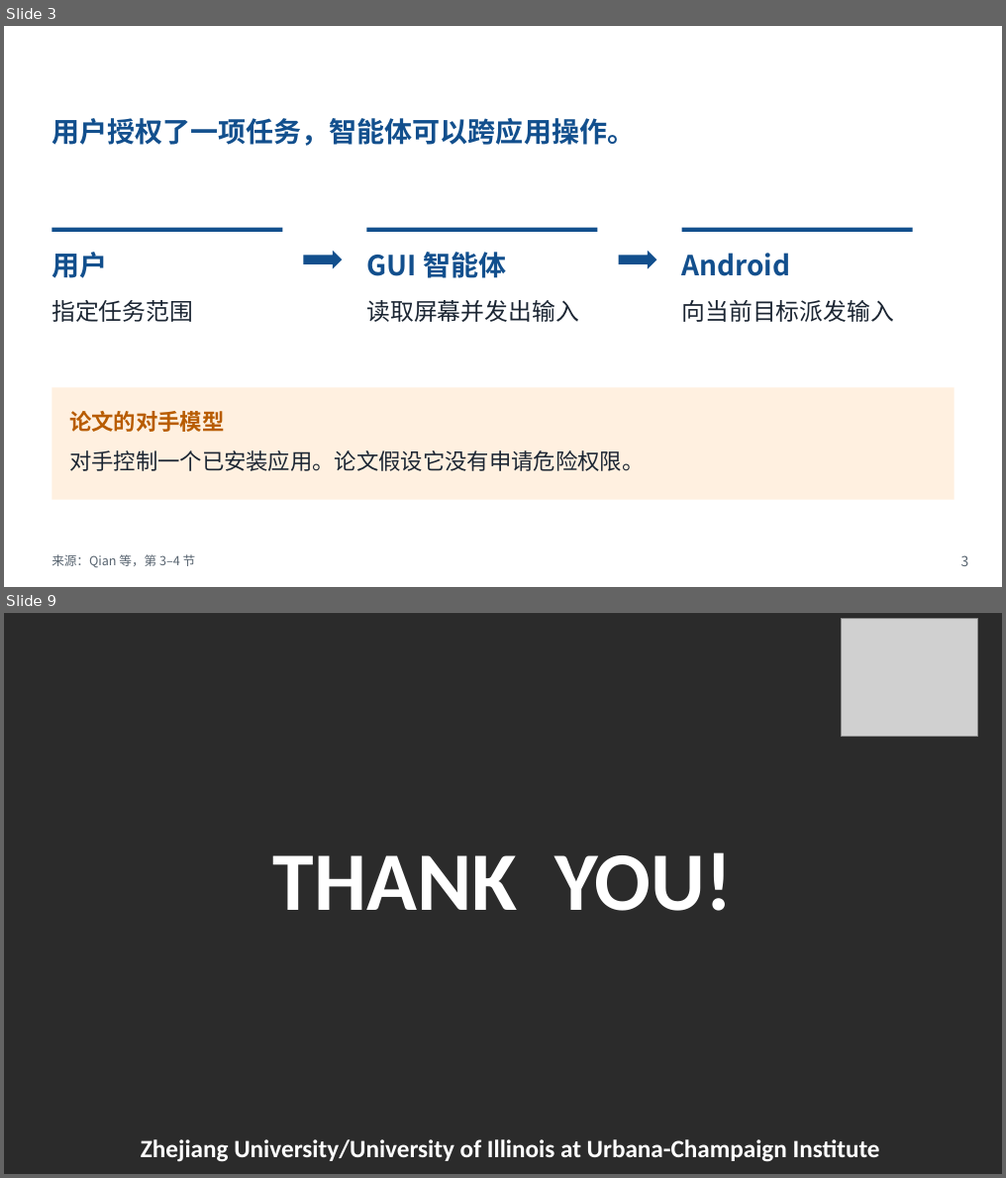
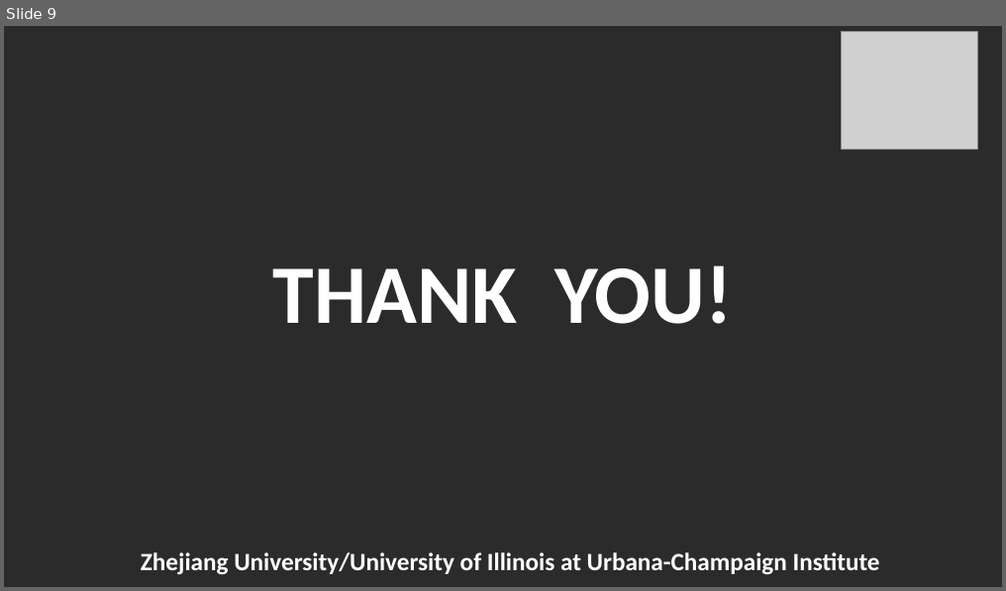
Before and after one commit to Novakru/ZJU-assignment-reports, a slide deck: review/presentation-zh.pptx. Shown one above the other, each under a label of ours: slides 3 and 9 before the commit, slide 9 after it; the slides between them are not shown. The pictures are 1006x1178 and 1006x591 pixels, drawn with LibreOffice and Linux fonts; fonts in the diff are those of the drawing; grey boxes stand for pictures; background and template pictures are left out; a plain dark background stands for a picture behind light text. Boxes give left, top, right and bottom in pixels: in the first picture for what was removed or moved away, otherwise in the second. Text is boxed around its words. In the diff, an @@ line names an element or a change of style, - is before the commit and + after.

```diff
--- a/review/presentation-zh.pptx
+++ b/review/presentation-zh.pptx
@@ slide 3 removed at [4, 26, 1002, 587], background #FFFFFF @@
@@ text removed at [36, 30, 784, 69] @@
-谁授权，谁执行？
@@ text removed at [914, 28, 980, 66] @@
-ZJUI
@@ text removed at [52, 118, 635, 146] @@
-用户授权了一项任务，智能体可以跨应用操作。
@@ rectangle removed at [52, 228, 282, 232] @@
@@ rectangle removed at [367, 228, 598, 232] @@
@@ rectangle removed at [681, 228, 912, 232] @@
@@ text removed at [52, 252, 107, 278] @@
-用户
@@ right arrow removed at [303, 251, 343, 270] @@
@@ text removed at [366, 252, 506, 278] @@
-GUI 智能体
@@ right arrow removed at [619, 251, 657, 270] @@
@@ text removed at [682, 253, 791, 276] @@
-Android
@@ text removed at [52, 300, 193, 322] @@
-指定任务范围
@@ text removed at [366, 300, 579, 322] @@
-读取屏幕并发出输入
@@ text removed at [682, 300, 895, 322] @@
-向当前目标派发输入
@@ rectangle removed at [52, 387, 954, 499] @@
@@ text removed at [69, 411, 224, 432] @@
-论文的对手模型
@@ text removed at [69, 451, 644, 472] @@
-对手控制一个已安装应用。论文假设它没有申请危险权限。
@@ text removed at [52, 555, 196, 569] @@
-来源：Qian 等，第 3–4 节
@@ text removed at [961, 556, 969, 567] @@
-3
```
Also in this commit, not shown: 4 slides changed, 6 slides added, 5 other slides removed, 22 other files.
